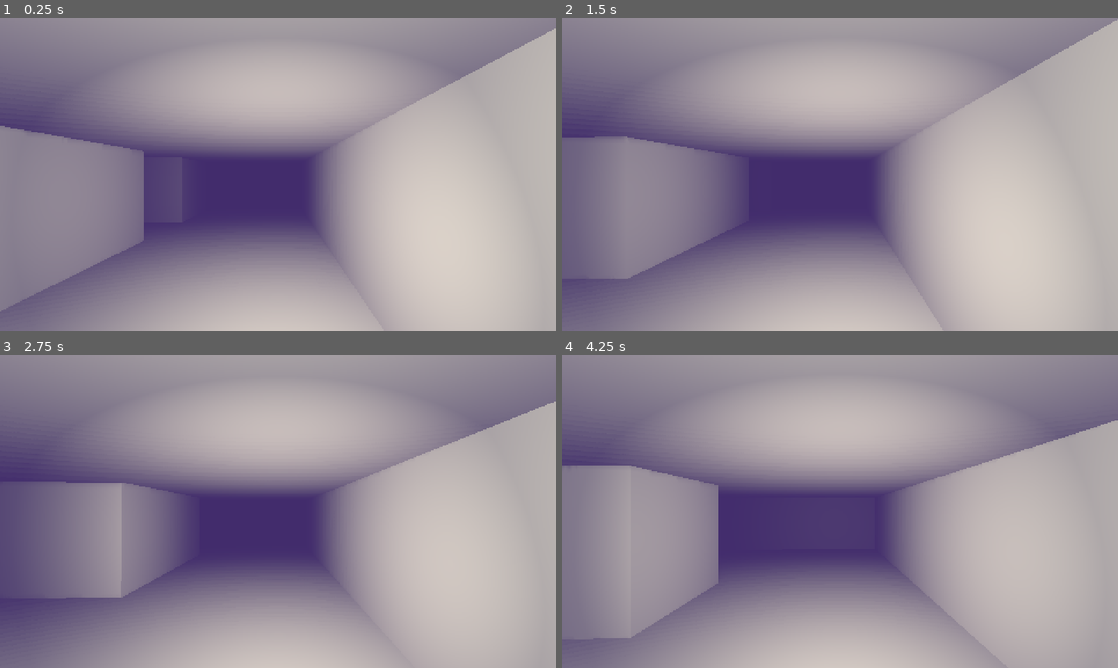
Above: before the commit, frames 1-4 (two rows, left to right).
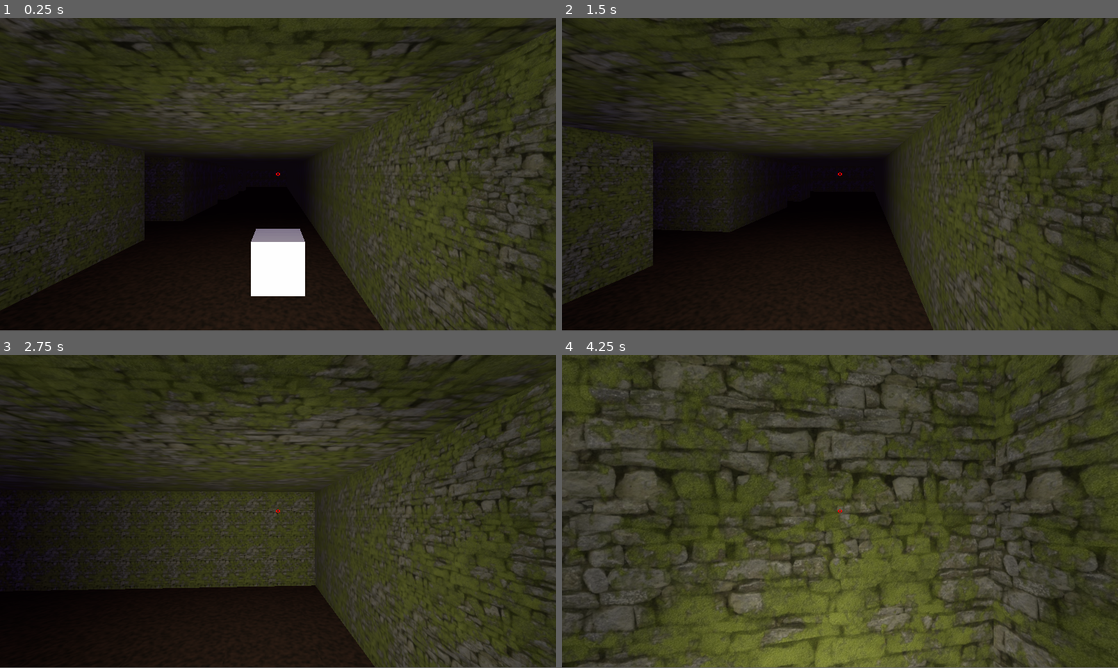
Above: after the commit, the same moments.

Repository: ardinur03/jurnal-madya-gamedev
Game: Godot game, scene res://Scenes/World.tscn
The game is run twice, just before and just after one commit, with the same random seed, the same clock (stepped at 60 frames per second) and the same inputs.
Inputs (mouse positions are in pixels of both pictures, inside the frame that each line leads up to):
- Up to frame 1 (0.25 s): no input
- Up to frame 2 (1.5 s): move the mouse to (867, 174) at 0.52 s; hold W (movement_forward) from 0.53 s (still down); click (867, 174) at 0.6 s; move the mouse to (812, 174) at 1.27 s; click (812, 174) at 1.35 s
- Up to frame 3 (2.75 s): keep holding W (movement_forward); move the mouse to (289, 505) at 2.02 s; click (289, 505) at 2.1 s
- Up to frame 4 (4.25 s): keep holding W (movement_forward); move the mouse to (834, 517) at 2.77 s; click (834, 517) at 2.85 s; move the mouse to (878, 514) at 3.52 s; click (878, 514) at 3.6 s; tap Escape (ui_cancel) at 4.15 s
In our replay, the window is 800x450 before the commit and 800x449 after it. These sizes can differ from the game's own. Grey fills any space a smaller window leaves; there, only what the larger window draws over its background counts as a difference.

The runs differ from the first frame. In frame 1, 100% of the frame differs, in the area x 0-100%, y 0-100%; in frame 2, 100%; in frame 3, 100%; in frame 4, 100%.

Commit message:
Add Texture pada Path & Wall dan Add Choose Object

Diff:
--- a/Godot/Scenes/Cell.tscn
+++ b/Godot/Scenes/Cell.tscn
@@ -1,23 +1,16 @@
-[gd_scene load_steps=11 format=2]
+[gd_scene load_steps=17 format=2]
 
+[ext_resource path="res://Assets/Objects/Path.obj" type="ArrayMesh" id=1]
+[ext_resource path="res://Assets/Objects/Wall.obj" type="ArrayMesh" id=2]
+[ext_resource path="res://Assets/Images/Path.png" type="Texture" id=3]
+[ext_resource path="res://Assets/Images/Wall.png" type="Texture" id=4]
 [ext_resource path="res://Scripts/Cell.gd" type="Script" id=5]
 
-[sub_resource type="ArrayMesh" id=9]
-surfaces/0 = {
-"aabb": AABB( -1, 0, -1, 2, 1e-05, 2 ),
-"array_data": PoolByteArray( 0, 0, 128, 191, 0, 0, 0, 0, 0, 0, 128, 191, 0, 127, 129, 63, 0, 64, 0, 60, 0, 0, 128, 63, 0, 0, 0, 0, 0, 0, 128, 191, 0, 127, 129, 63, 0, 0, 0, 60, 0, 0, 128, 191, 0, 0, 0, 0, 0, 0, 128, 63, 0, 127, 129, 63, 0, 64, 0, 188, 0, 0, 128, 63, 0, 0, 0, 0, 0, 0, 128, 63, 0, 127, 129, 63, 0, 0, 0, 188 ),
-"array_index_data": PoolByteArray( 0, 0, 1, 0, 2, 0, 2, 0, 1, 0, 3, 0 ),
-"blend_shape_data": [  ],
-"format": 2194711,
-"index_count": 6,
-"name": "Material",
-"primitive": 4,
-"skeleton_aabb": [  ],
-"vertex_count": 4
-}
+[sub_resource type="SpatialMaterial" id=22]
+albedo_texture = ExtResource( 4 )
 
-[sub_resource type="ConcavePolygonShape" id=11]
-data = PoolVector3Array( -1, 0, -1, 1, 0, -1, -1, 0, 1, -1, 0, 1, 1, 0, -1, 1, 0, 1 )
+[sub_resource type="ConcavePolygonShape" id=25]
+data = PoolVector3Array( 1, 0, 1, -1, 0, 1, 1, 0, -1, 1, 0, -1, -1, 0, 1, -1, 0, -1 )
 
 [sub_resource type="ArrayMesh" id=10]
 surfaces/0 = {
@@ -33,81 +26,90 @@
 "vertex_count": 4
 }
 
-[sub_resource type="ConcavePolygonShape" id=13]
+[sub_resource type="SpatialMaterial" id=30]
+albedo_texture = ExtResource( 4 )
+
+[sub_resource type="ConcavePolygonShape" id=26]
 data = PoolVector3Array( -1, 0, -1, 1, 0, -1, -1, 0, 1, -1, 0, 1, 1, 0, -1, 1, 0, 1 )
 
-[sub_resource type="ConcavePolygonShape" id=14]
+[sub_resource type="SpatialMaterial" id=23]
+albedo_texture = ExtResource( 4 )
+
+[sub_resource type="ConcavePolygonShape" id=27]
 data = PoolVector3Array( -1, 0, -1, 1, 0, -1, -1, 0, 1, -1, 0, 1, 1, 0, -1, 1, 0, 1 )
 
-[sub_resource type="ConcavePolygonShape" id=15]
+[sub_resource type="ConcavePolygonShape" id=28]
 data = PoolVector3Array( -1, 0, -1, 1, 0, -1, -1, 0, 1, -1, 0, 1, 1, 0, -1, 1, 0, 1 )
 
-[sub_resource type="ConcavePolygonShape" id=16]
+[sub_resource type="ConcavePolygonShape" id=29]
 data = PoolVector3Array( -1, 0, -1, 1, 0, -1, -1, 0, 1, -1, 0, 1, 1, 0, -1, 1, 0, 1 )
 
-[sub_resource type="ConcavePolygonShape" id=12]
-data = PoolVector3Array( -1, 0, -1, 1, 0, -1, -1, 0, 1, -1, 0, 1, 1, 0, -1, 1, 0, 1 )
+[sub_resource type="SpatialMaterial" id=31]
+albedo_texture = ExtResource( 3 )
 
-[sub_resource type="ConcavePolygonShape" id=7]
-data = PoolVector3Array( -1, 0, -1, 1, 0, -1, -1, 0, 1, -1, 0, 1, 1, 0, -1, 1, 0, 1 )
+[sub_resource type="ConcavePolygonShape" id=24]
+data = PoolVector3Array( 2, 0, 2, -2, 0, 2, 2, 0, -2, 2, 0, -2, -2, 0, 2, -2, 0, -2 )
 
 [node name="Cell" type="Area"]
-collision_layer = 4
-collision_mask = 0
+collision_layer = 524289
 script = ExtResource( 5 )
 
 [node name="TopFace" type="MeshInstance" parent="."]
 transform = Transform( -1, 8.74228e-08, 0, -8.74228e-08, -1, 0, 0, 0, 1, 0, 2, 0 )
-mesh = SubResource( 9 )
+mesh = ExtResource( 2 )
+material/0 = SubResource( 22 )
 
 [node name="StaticBody" type="StaticBody" parent="TopFace"]
 
 [node name="CollisionShape" type="CollisionShape" parent="TopFace/StaticBody"]
-shape = SubResource( 11 )
+shape = SubResource( 25 )
 
 [node name="NorthFace" type="MeshInstance" parent="."]
 transform = Transform( -1, 4.37114e-08, -4.37114e-08, -4.37114e-08, 4.37114e-08, 1, 4.37114e-08, 1, -4.37114e-08, 0, 1, -1 )
 mesh = SubResource( 10 )
+material/0 = SubResource( 30 )
 
 [node name="StaticBody" type="StaticBody" parent="NorthFace"]
 
 [node name="CollisionShape" type="CollisionShape" parent="NorthFace/StaticBody"]
-shape = SubResource( 13 )
+shape = SubResource( 26 )
 
 [node name="EastFace" type="MeshInstance" parent="."]
 transform = Transform( -4.37114e-08, -1, 0, -4.37114e-08, 1.91069e-15, 1, -1, 4.37114e-08, -4.37114e-08, 1, 1, 0 )
 mesh = SubResource( 10 )
+material/0 = SubResource( 23 )
 
 [node name="StaticBody" type="StaticBody" parent="EastFace"]
 
 [node name="CollisionShape" type="CollisionShape" parent="EastFace/StaticBody"]
-shape = SubResource( 14 )
+shape = SubResource( 27 )
 
 [node name="SouthFace" type="MeshInstance" parent="."]
 transform = Transform( 1, -4.37114e-08, 4.37114e-08, -4.37114e-08, 1.31134e-07, 1, -4.37114e-08, -1, 1.31134e-07, 0, 1, 1 )
 mesh = SubResource( 10 )
+material/0 = SubResource( 23 )
 
 [node name="StaticBody" type="StaticBody" parent="SouthFace"]
 
 [node name="CollisionShape" type="CollisionShape" parent="SouthFace/StaticBody"]
-shape = SubResource( 15 )
+shape = SubResource( 28 )
 
 [node name="WestFace" type="MeshInstance" parent="."]
-transform = Transform( 4.37114e-08, 1, -8.74228e-08, -4.37114e-08, 8.74228e-08, 1, 1, -4.37114e-08, 4.37114e-08, -1, 1, 0 )
+transform = Transform( 4.37114e-08, 1, -8.74228e-08, -4.37114e-08, 8.74228e-08, 1, 1, -4.37114e-08, 4.37114e-08, -1, 1, 0.00867653 )
 mesh = SubResource( 10 )
+material/0 = SubResource( 23 )
 
 [node name="StaticBody" type="StaticBody" parent="WestFace"]
 
 [node name="CollisionShape" type="CollisionShape" parent="WestFace/StaticBody"]
-shape = SubResource( 16 )
+shape = SubResource( 29 )
 
 [node name="BottomFace" type="MeshInstance" parent="."]
-mesh = SubResource( 9 )
+transform = Transform( 0.5, 0, 0, 0, 0.5, 0, 0, 0, 0.5, 0, 0, 0 )
+mesh = ExtResource( 1 )
+material/0 = SubResource( 31 )
 
 [node name="StaticBody" type="StaticBody" parent="BottomFace"]
 
 [node name="CollisionShape" type="CollisionShape" parent="BottomFace/StaticBody"]
-shape = SubResource( 12 )
-
-[node name="CollisionShape" type="CollisionShape" parent="."]
-shape = SubResource( 7 )
+shape = SubResource( 24 )
--- a/Godot/Scenes/FirstPerson.tscn
+++ /dev/null
@@ -1,126 +0,0 @@
-[gd_scene load_steps=4 format=2]
-
-[sub_resource type="GDScript" id=3]
-script/source = "extends KinematicBody
-
-const GRAVITY = -24.8
-var vel = Vector3()
-const MAX_SPEED = 40
-const JUMP_SPEED = 18
-const ACCEL= 4.5
-
-var dir = Vector3()
-
-const DEACCEL= 16
-const MAX_SLOPE_ANGLE = 40
-
-var camera
-var rotation_helper
-
-var MOUSE_SENSITIVITY = 0.05
-
-func _ready():
-	camera = $Head
-	rotation_helper = $Head/Camera
-
-	Input.set_mouse_mode(Input.MOUSE_MODE_CAPTURED)
-
-func _physics_process(delta):
-	process_input(delta)
-	process_movement(delta)
-
-func process_input(delta):
-# ----------------------------------
-	# Walking
-	dir = Vector3()
-	var cam_xform = camera.get_global_transform()
-
-	var input_movement_vector = Vector2()
-
-	if Input.is_action_pressed(\"movement_forward\"):
-		input_movement_vector.y += 1
-	if Input.is_action_pressed(\"movement_backward\"):
-		input_movement_vector.y -= 1
-	if Input.is_action_pressed(\"movement_left\"):
-		input_movement_vector.x -= 1
-	if Input.is_action_pressed(\"movement_right\"):
-		input_movement_vector.x = 1
-
-	input_movement_vector = input_movement_vector.normalized()
-
-	dir += -cam_xform.basis.z.normalized() * input_movement_vector.y
-	dir += cam_xform.basis.x.normalized() * input_movement_vector.x
-	# ----------------------------------
-
-	# ----------------------------------
-	# Jumping
-	if is_on_floor():
-		if Input.is_action_just_pressed(\"movement_jump\"):
-			vel.y = JUMP_SPEED
-	# ----------------------------------
-
-	# ----------------------------------
-	# Capturing/Freeing the cursor
-	if Input.is_action_just_pressed(\"ui_cancel\"):
-		if Input.get_mouse_mode() == Input.MOUSE_MODE_VISIBLE:
-			Input.set_mouse_mode(Input.MOUSE_MODE_CAPTURED)
-		else:
-			Input.set_mouse_mode(Input.MOUSE_MODE_VISIBLE)
-	# ----------------------------------
-
-func process_movement(delta):
-	dir.y = 0
-	dir = dir.normalized()
-
-	vel.y += delta*GRAVITY
-
-	var hvel = vel
-	hvel.y = 0
-
-	var target = dir
-	target *= MAX_SPEED
-
-	var accel
-	if dir.dot(hvel) > 0:
-		accel = ACCEL
-	else:
-		accel = DEACCEL
-
-	hvel = hvel.linear_interpolate(target, accel*delta)
-	vel.x = hvel.x
-	vel.z = hvel.z
-	vel = move_and_slide(vel,Vector3(0,1,0), 0.05, 4, deg2rad(MAX_SLOPE_ANGLE))
-
-func _input(event):
-	if event is InputEventMouseMotion and Input.get_mouse_mode() == Input.MOUSE_MODE_CAPTURED:
-		rotation_helper.rotate_x(deg2rad(event.relative.y * MOUSE_SENSITIVITY))
-		self.rotate_y(deg2rad(event.relative.x * MOUSE_SENSITIVITY * -1))
-
-		var camera_rot = rotation_helper.rotation_degrees
-		camera_rot.x = clamp(camera_rot.x, -70, 70)
-		rotation_helper.rotation_degrees = camera_rot
-"
-
-[sub_resource type="CapsuleShape" id=1]
-radius = 0.5
-height = 1.4
-
-[sub_resource type="CapsuleMesh" id=2]
-radius = 0.5
-mid_height = 1.5
-
-[node name="KinematicBody" type="KinematicBody"]
-script = SubResource( 3 )
-
-[node name="CollisionShape" type="CollisionShape" parent="."]
-transform = Transform( 1, 0, 0, 0, -4.37114e-08, -1, 0, 1, -4.37114e-08, 0, 0, 0 )
-shape = SubResource( 1 )
-
-[node name="MeshInstance" type="MeshInstance" parent="."]
-transform = Transform( 1, 0, 0, 0, -4.37114e-08, -1, 0, 1, -4.37114e-08, 0, 0, 0 )
-mesh = SubResource( 2 )
-
-[node name="Head" type="Spatial" parent="."]
-
-[node name="Camera" type="Camera" parent="Head"]
-transform = Transform( 1, 0, 0, 0, 1, 0, 0, 0, 1, 0, 0.718062, -1 )
--- a/Godot/Scenes/MapCreator.tscn
+++ b/Godot/Scenes/MapCreator.tscn
@@ -1,6 +1,6 @@
 [gd_scene load_steps=3 format=2]
 
-[ext_resource path="res://Assets/tiles.png" type="Texture" id=1]
+[ext_resource path="res://Assets/Images/tiles.png" type="Texture" id=1]
 
 [sub_resource type="TileSet" id=1]
 0/name = "texture_07.png 0"
--- a/Godot/Scenes/Player.tscn
+++ b/Godot/Scenes/Player.tscn
@@ -1,20 +1,13 @@
-[gd_scene load_steps=6 format=2]
+[gd_scene load_steps=5 format=2]
 
 [ext_resource path="res://Scripts/Player.gd" type="Script" id=1]
+[ext_resource path="res://Assets/Images/RedCrosshair.png" type="Texture" id=2]
 
 [sub_resource type="CapsuleMesh" id=3]
 radius = 0.5
 
 [sub_resource type="ConvexPolygonShape" id=4]
 points = PoolVector3Array( -0.486334, 0.0851904, -0.316362, 0.495684, 0.00357139, 0.297266, 0.495478, 0.0444994, 0.2766 …(1928 unchanged characters)…
-
-[sub_resource type="Animation" id=1]
-length = 0.001
-
-[sub_resource type="Animation" id=2]
-resource_name = "Step"
-length = 0.5
-step = 0.05
 
 [node name="Player" type="KinematicBody"]
 script = ExtResource( 1 )
@@ -23,7 +16,7 @@
 transform = Transform( 1, 0, 0, 0, -4.37114e-08, -1, 0, 1, -4.37114e-08, 0.000945091, 1.00767, 0.000143051 )
 mesh = SubResource( 3 )
 
-[node name="CollisionShape" type="CollisionShape" parent="."]
+[node name="SkinCollision" type="CollisionShape" parent="."]
 transform = Transform( 1, 0, 0, 0, -4.37114e-08, -1, 0, 1, -4.37114e-08, 0, 0.8, 0 )
 shape = SubResource( 4 )
 
@@ -41,26 +34,36 @@
 [node name="Camera" type="Camera" parent="Head"]
 transform = Transform( -1, 0, -8.74228e-08, 0, 1, 0, 8.74228e-08, 0, -1, 0, 0, 0 )
 
+[node name="RayCast" type="RayCast" parent="Head/Camera"]
+enabled = true
+cast_to = Vector3( 0, 0, -3 )
+
+[node name="HoldPosition" type="Spatial" parent="Head/Camera"]
+transform = Transform( 1, 0, 0, 0, 1, 0, 0, 0, 1, 2.59343e-07, 0, -2.96654 )
+
 [node name="Tween" type="Tween" parent="."]
 
-[node name="RayForward" type="RayCast" parent="."]
+[node name="RayBack" type="RayCast" parent="."]
 transform = Transform( 1, 0, 0, 0, 1, 0, 0, 0, 1, 0, 1, 0 )
+visible = false
 enabled = true
 cast_to = Vector3( 0, 0, -2 )
 collision_mask = 4
 collide_with_areas = true
 collide_with_bodies = false
 
-[node name="RayBack" type="RayCast" parent="."]
+[node name="RayForward" type="RayCast" parent="."]
 transform = Transform( 1, 0, 0, 0, 1, 0, 0, 0, 1, 0, 1, 0 )
+visible = false
 enabled = true
-cast_to = Vector3( 0, 0, 2 )
+cast_to = Vector3( 0, 0, 1 )
 collision_mask = 4
 collide_with_areas = true
 collide_with_bodies = false
 
 [node name="RayRight" type="RayCast" parent="."]
 transform = Transform( 1, 0, 0, 0, 1, 0, 0, 0, 1, 0, 1, 0 )
+visible = false
 enabled = true
 cast_to = Vector3( 2, 0, 0 )
 collision_mask = 4
@@ -69,6 +72,7 @@
 
 [node name="RayLeft" type="RayCast" parent="."]
 transform = Transform( 1, 0, 0, 0, 1, 0, 0, 0, 1, 0, 1, 0 )
+visible = false
 enabled = true
 cast_to = Vector3( -2, 0, 0 )
 collision_mask = 4
@@ -83,11 +87,64 @@
 spot_attenuation = 2.37
 spot_angle = 50.0
 
-[node name="AnimationPlayer" type="AnimationPlayer" parent="."]
-anims/RESET = SubResource( 1 )
-anims/Step = SubResource( 2 )
+[node name="HUD" type="Control" parent="."]
+margin_right = 1366.0
+margin_bottom = 768.0
 
-[node name="Timer" type="Timer" parent="."]
-process_mode = 0
-wait_time = 0.05
-autostart = true
+[node name="Crosshair" type="Control" parent="HUD"]
+anchor_left = 0.5
+anchor_top = 0.5
+anchor_right = 0.5
+anchor_bottom = 0.5
+margin_left = -21.0
+margin_top = -21.0
+margin_right = 21.0
+margin_bottom = 21.0
+
+[node name="Top" type="TextureRect" parent="HUD/Crosshair"]
+anchor_left = 0.5
+anchor_top = 0.5
+anchor_right = 0.5
+anchor_bottom = 0.5
+margin_left = -2.0
+margin_top = 2.0
+margin_right = 2.0
+margin_bottom = 5.0
+texture = ExtResource( 2 )
+expand = true
+
+[node name="Bottom" type="TextureRect" parent="HUD/Crosshair"]
+anchor_left = 0.5
+anchor_top = 0.5
+anchor_right = 0.5
+anchor_bottom = 0.5
+margin_left = 2.0
+margin_top = -2.0
+margin_right = 5.0
+margin_bottom = 2.0
+texture = ExtResource( 2 )
+expand = true
+
+[node name="Left" type="TextureRect" parent="HUD/Crosshair"]
+anchor_left = 0.5
+anchor_top = 0.5
+anchor_right = 0.5
+anchor_bottom = 0.5
+margin_left = -5.0
+margin_top = -2.0
+margin_right = -2.0
+margin_bottom = 2.0
+texture = ExtResource( 2 )
+expand = true
+
+[node name="Right" type="TextureRect" parent="HUD/Crosshair"]
+anchor_left = 0.5
+anchor_top = 0.5
+anchor_right = 0.5
+anchor_bottom = 0.5
+margin_left = -2.0
+margin_top = -5.0
+margin_right = 2.0
+margin_bottom = -2.0
+texture = ExtResource( 2 )
+expand = true
--- a/Godot/Scenes/World.tscn
+++ b/Godot/Scenes/World.tscn
@@ -1,11 +1,27 @@
-[gd_scene load_steps=4 format=2]
+[gd_scene load_steps=6 format=2]
 
 [ext_resource path="res://Scripts/World.gd" type="Script" id=1]
 [ext_resource path="res://Scenes/Map.tscn" type="PackedScene" id=2]
 [ext_resource path="res://Scenes/Player.tscn" type="PackedScene" id=3]
+
+[sub_resource type="CubeMesh" id=1]
+
+[sub_resource type="ConvexPolygonShape" id=2]
+points = PoolVector3Array( -1, -1, -1, 1, 1, 1, 1, -1, 1, 1, 1, -1, -1, 1, 1, 1, -1, -1, -1, -1, 1, -1, 1, -1 )
 
 [node name="World" type="Spatial"]
 script = ExtResource( 1 )
 Map = ExtResource( 2 )
 
 [node name="Player" parent="." instance=ExtResource( 3 )]
+
+[node name="Key" type="RigidBody" parent="."]
+transform = Transform( 1, 0, 0, 0, 1, 0, 0, 0, 1, 0, 0.842991, 2.30833 )
+
+[node name="MeshInstance" type="MeshInstance" parent="Key"]
+transform = Transform( 0.25, 0, 0, 0, 0.25, 0, 0, 0, 0.25, 0, 0, 0 )
+mesh = SubResource( 1 )
+
+[node name="CollisionShape" type="CollisionShape" parent="Key"]
+transform = Transform( 0.25, 0, 0, 0, 0.25, 0, 0, 0, 0.25, 0, 0, 0 )
+shape = SubResource( 2 )
--- a/Godot/Scripts/Globals.gd
+++ b/Godot/Scripts/Globals.gd
@@ -1,3 +1,4 @@
 extends Node
 
 const GRID_SIZE = 2
+onready var KEY = $"/root/World/Key"
--- a/Godot/Scripts/Player.gd
+++ b/Godot/Scripts/Player.gd
@@ -2,7 +2,7 @@
 
 const GRAVITY = -24.8
 var vel = Vector3()
-const MAX_SPEED = 5
+const MAX_SPEED = 10
 const JUMP_SPEED = 18
 const ACCEL = 4.5
 
@@ -13,12 +13,17 @@
 
 var camera
 var rotation_helper
+var raycast
+var held_object : Object
+var hold_position
 
-var MOUSE_SENSITIVITY = 0.05
+var MOUSE_SENSITIVITY = 0.1
 
 func _ready():
 	camera = $Head/Camera
 	rotation_helper = $Head
+	raycast = $Head/Camera/RayCast
+	hold_position = $Head/Camera/HoldPosition
 
 	Input.set_mouse_mode(Input.MOUSE_MODE_CAPTURED)
 
@@ -60,6 +65,17 @@
 			Input.set_mouse_mode(Input.MOUSE_MODE_VISIBLE)
 	# ----------------------------------
 
+	# Pick up objects
+	if Input.is_action_just_pressed("left_click"):
+		if(raycast.get_collider() == Globals.KEY):
+			Globals.KEY.global_transform.origin = Vector3(-999,-999,-999)
+			print('Kunci telah diambil')
+
+
+	if held_object:
+		held_object.global_transform.origin = hold_position.global_transform.origin
+
+
 func process_movement(delta):
 	dir.y = 0
 	dir = dir.normalized()
--- a/Godot/project.godot
+++ b/Godot/project.godot
@@ -30,8 +30,8 @@
 
 [display]
 
-window/size/width=480
-window/size/height=270
+window/size/width=1366
+window/size/height=768
 window/size/test_width=1280
 window/size/test_height=720
 window/stretch/mode="viewport"
@@ -89,6 +89,11 @@
 "events": [ Object(InputEventKey,"resource_local_to_scene":false,"resource_name":"","device":0,"alt":false,"shift":false,"control":false,"meta":false,"command":false,"pressed":false,"scancode":68,"physical_scancode":0,"unicode":0,"echo":false,"script":null)
  ]
 }
+left_click={
+"deadzone": 0.5,
+"events": [ Object(InputEventMouseButton,"resource_local_to_scene":false,"resource_name":"","device":0,"alt":false,"shift":false,"control":false,"meta":false,"command":false,"button_mask":0,"position":Vector2( 0, 0 ),"global_position":Vector2( 0, 0 ),"factor":1.0,"button_index":1,"pressed":false,"doubleclick":false,"script":null)
+ ]
+}
 
 [layer_names]
 
Not shown, removed: Godot/Assets/Floor.obj
Not shown, removed: Godot/Assets/Floor.obj.import
Binary file removed: Godot/Assets/Floor.png
Binary file added: Godot/Assets/Images/Path.png
Not shown, added: Godot/Assets/Images/Path.png.import
Binary file added: Godot/Assets/Images/RedCrosshair.png
Not shown, changed: Godot/Assets/Images/RedCrosshair.png.import
Binary file added: Godot/Assets/Images/Wall.png
Not shown, changed: Godot/Assets/Images/Wall.png.import
Renamed: Godot/Assets/tiles.png -> Godot/Assets/Images/tiles.png
Not shown, changed: Godot/Assets/Images/tiles.png.import
Not shown, added: Godot/Assets/Objects/Path.mtl
(and 8 more such lines)
